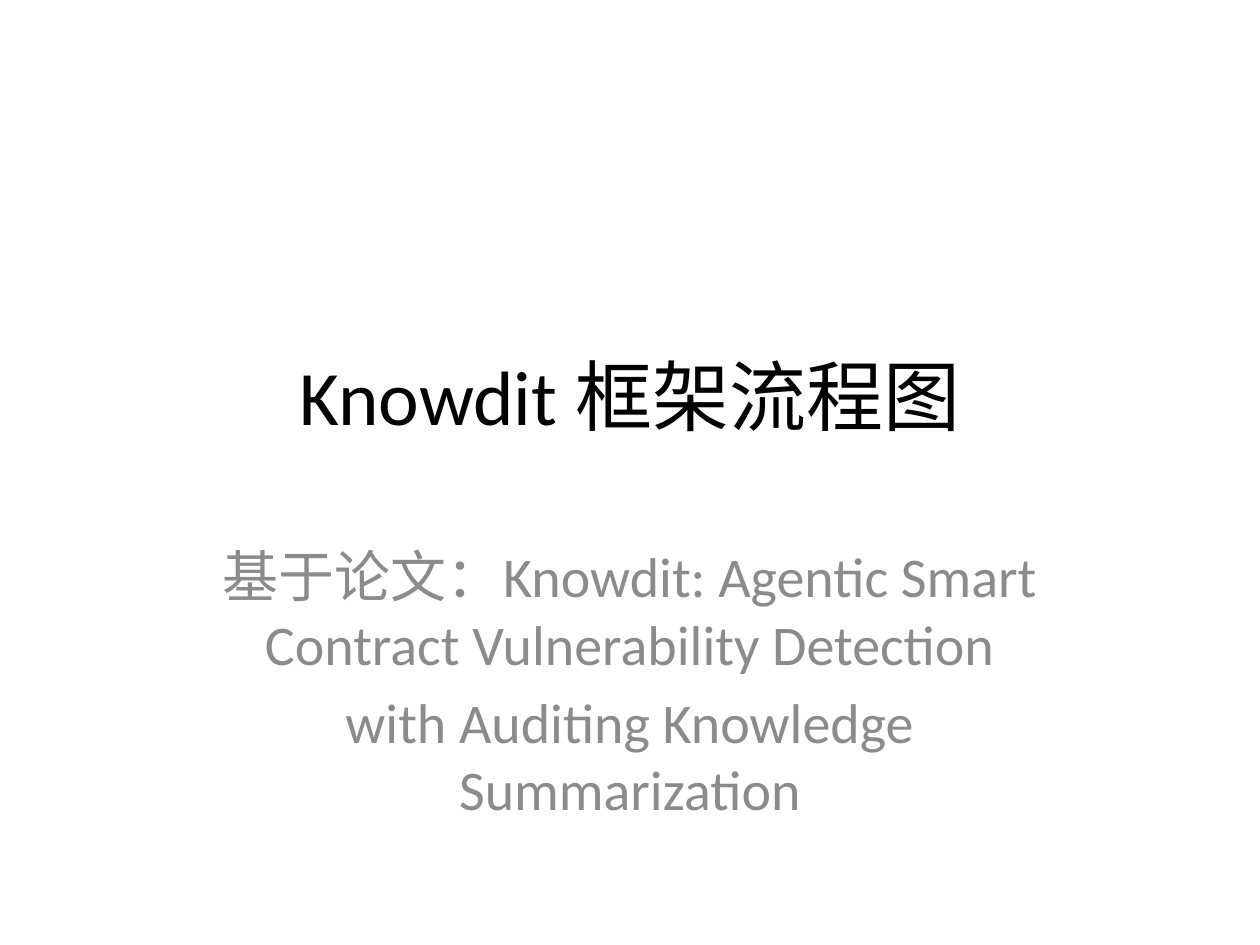
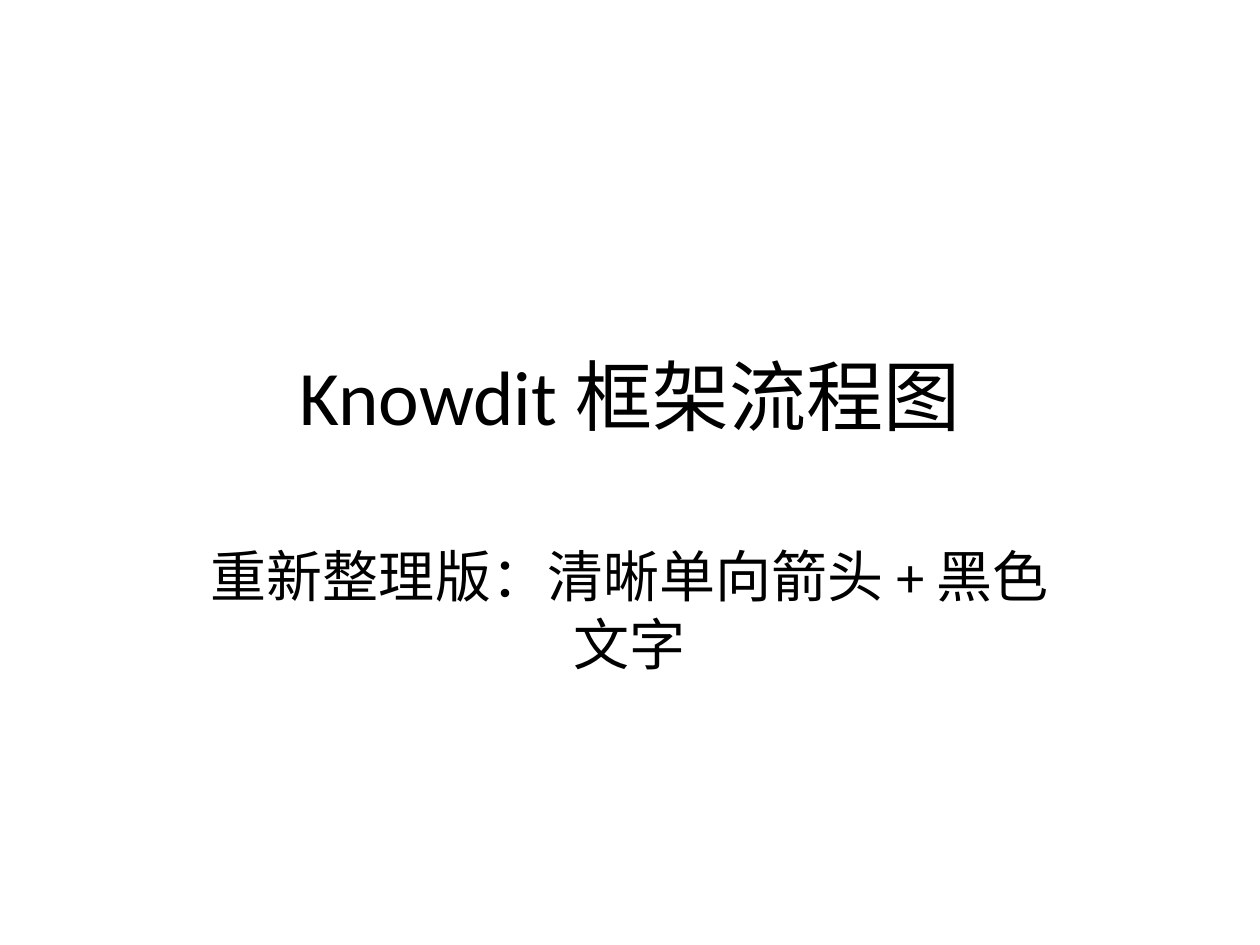
Before and after one commit to reconf-fly/test, a slide deck: slide 1 of knowdit框架流程图.pptx. Drawn at 1260x945 pixels with LibreOffice and Linux fonts; fonts in the diff are those of the drawing. Boxes give left, top, right and bottom in pixels: in the first picture for what was removed or moved away, otherwise in the second. Text is boxed around its words. In the diff, an @@ line names an element or a change of style, - is before the commit and + after.

```diff
--- a/knowdit框架流程图.pptx
+++ b/knowdit框架流程图.pptx
@@ subtitle at bbox=[211, 549, 1049, 670]: text changed; text colour #8C8C8C to #000000 @@
-基于论文：Knowdit: Agentic Smart Contract Vulnerability Detection
-with Auditing Knowledge Summarization
+重新整理版：清晰单向箭头 + 黑色文字
```
Also in this commit, not shown: 1 other slide changed.
